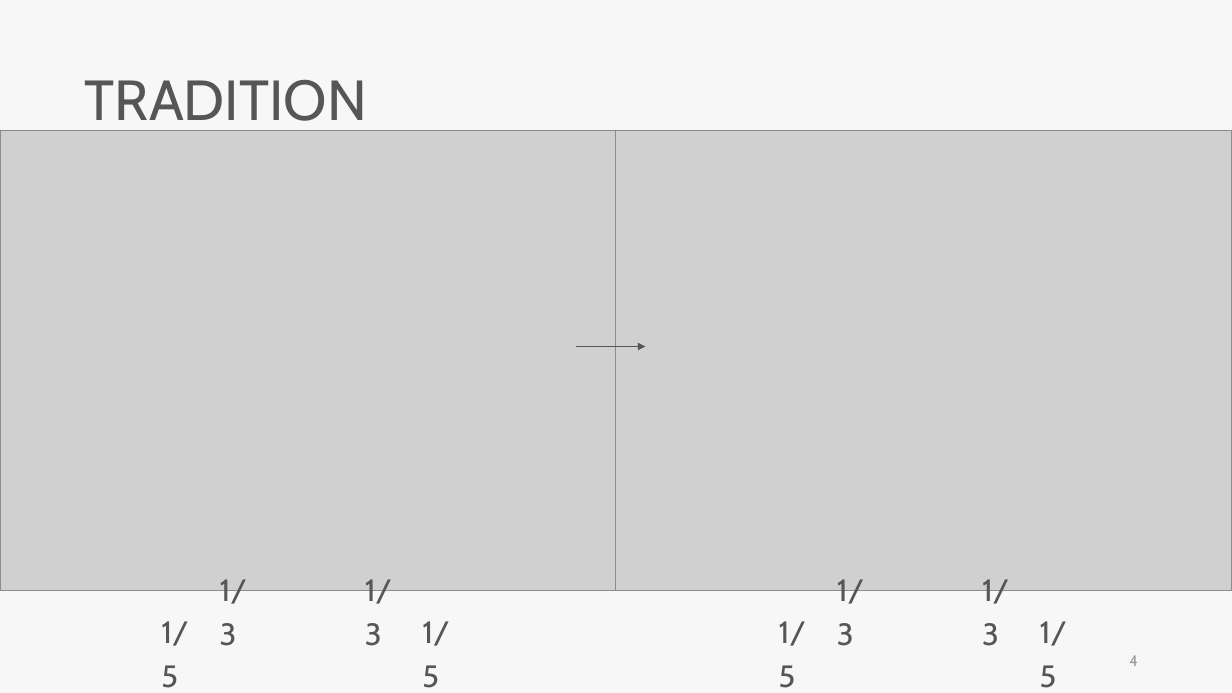
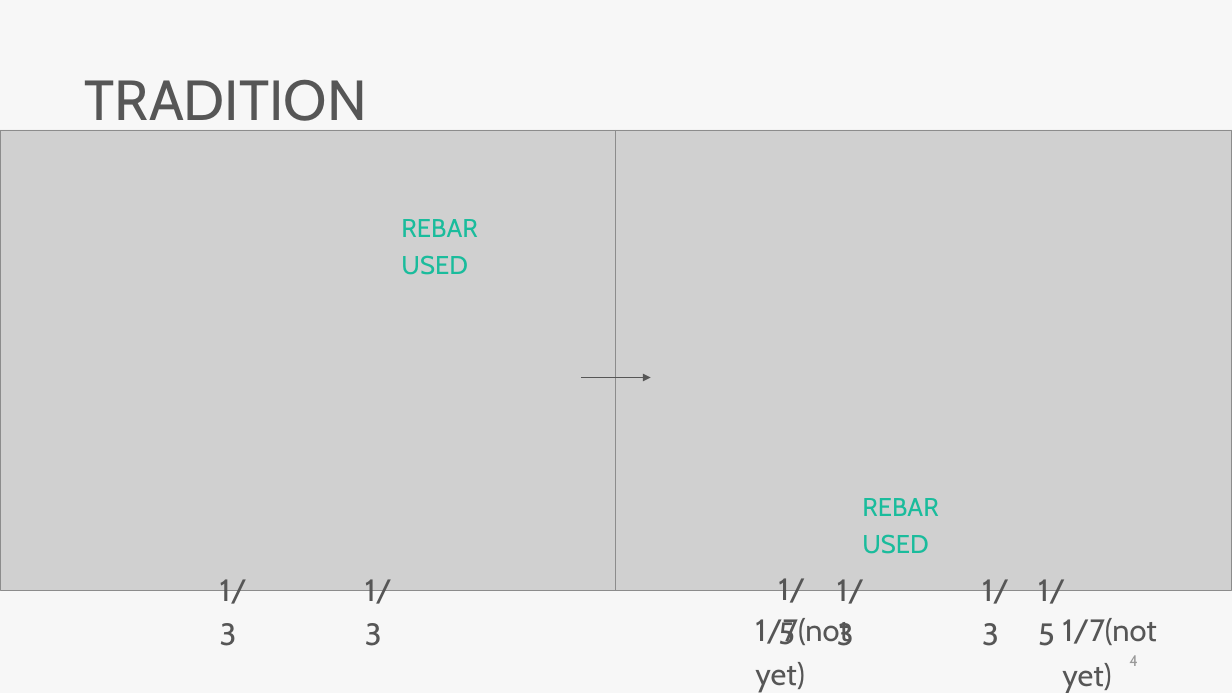
Before and after one commit to skyran1278/VbaProject, a slide deck: slide 4 of 20180126_SmartCut/Meeting/20181206 Meeting/20181206 Meeting.pptx. Drawn at 1232x693 pixels with LibreOffice and Linux fonts; fonts in the diff are those of the drawing; grey boxes stand for pictures. Boxes give left, top, right and bottom in pixels: in the first picture for what was removed or moved away, otherwise in the second. Text is boxed around its words. In the diff, an @@ line names an element or a change of style, - is before the commit and + after.

```diff
--- a/20180126_SmartCut/Meeting/20181206 Meeting/20181206 Meeting.pptx
+++ b/20180126_SmartCut/Meeting/20181206 Meeting/20181206 Meeting.pptx
@@ text added at [401, 219, 477, 275], 20 pt, text #1ABC9C @@
+REBAR USED
@@ arrow moved from (577, 347) - (646, 347) to (581, 378) - (651, 378) @@
@@ text added at [862, 498, 938, 554], 20 pt, text #1ABC9C @@
+REBAR USED
@@ text "1/5": place and size @@
-text "1/5" at [779, 621, 806, 688]
+text "1/5" at [778, 578, 805, 645]
@@ text "1/5": place and size @@
-text "1/5" at [1040, 621, 1067, 688]
+text "1/5" at [1038, 579, 1065, 646]
@@ text removed at [161, 621, 188, 688] @@
-1/5
@@ text removed at [422, 621, 449, 688] @@
-1/5
@@ text added at [755, 618, 849, 692], 24 pt, text #565656 @@
+1/7(not yet)
@@ text added at [1062, 618, 1156, 692], 24 pt, text #565656 @@
+1/7(not yet)
```
Also in this commit, not shown: 4 other slides changed, 1 slide added, 3 other files.
